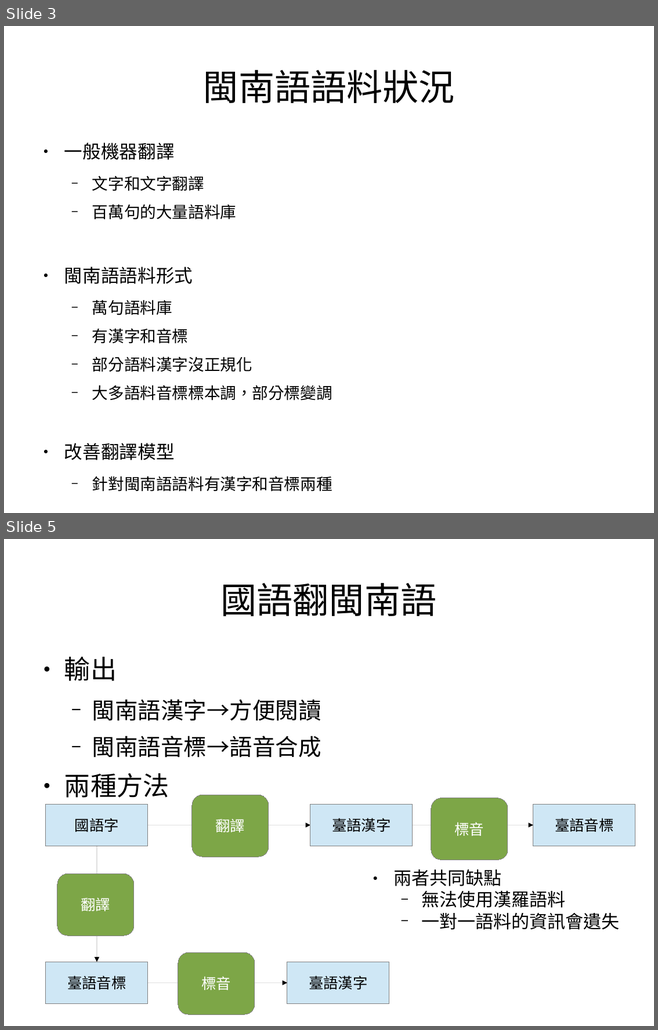
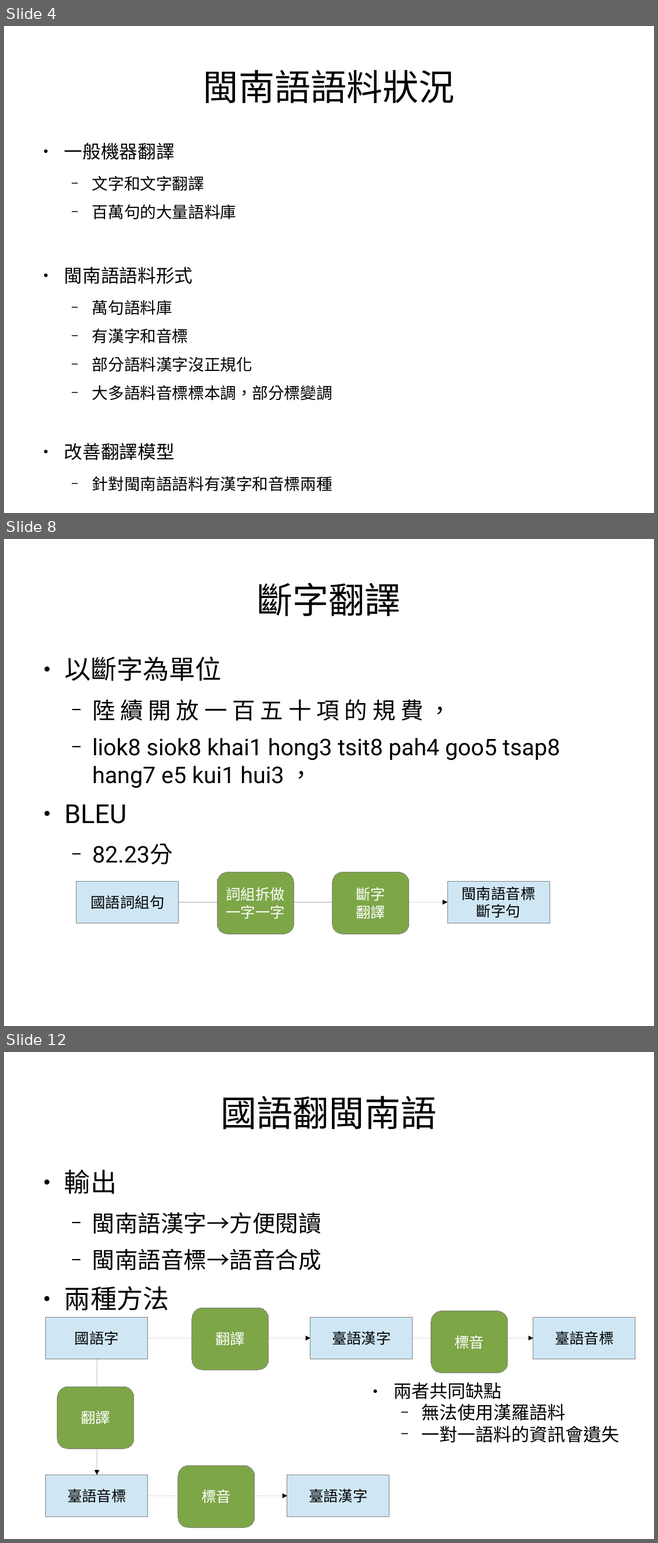
Before and after one commit to sih4sing5hong5/po3-ko3_tau5-iann2-phinn3, a slide deck: 翻譯報告.odp. Shown one above the other, each under a label of ours: slides 3 and 5 before the commit, slides 4, 8 and 12 after it; the slides between them are not shown. The pictures are 658x1030 and 658x1543 pixels, drawn with LibreOffice and Linux fonts; fonts in the diff are those of the drawing. Boxes give left, top, right and bottom in pixels: in the first picture for what was removed or moved away, otherwise in the second. Text is boxed around its words. In the diff, an @@ line names an element or a change of style, - is before the commit and + after.

Commit message:
加今仔日做的翻譯資料 丞宏

```diff
--- a/翻譯報告.odp
+++ b/翻譯報告.odp
@@ slide 8 added at [4, 539, 654, 1026], background #FFFFFF @@
@@ title added at [257, 583, 401, 616], 44 pt, text #000000 @@
+斷字翻譯
@@ text added at [64, 657, 560, 864], 28 pt, text #000000 @@
+● 以斷字為單位
+  − 陸 續 開 放 一 百 五 十 項 的 規 費 ，
+  − liok8 siok8 khai1 hong3 tsit8 pah4 goo5 tsap8 hang7 e5 kui1 hui3 ，
+● BLEU
+  − 82.23分
@@ group added at [76, 872, 549, 934]: 2 rectangles, 2 rounded rectangles, 1 arrow @@
+國語詞組句
+閩南語音標
+斷字句
+斷字
+翻譯
+詞組拆做
+一字一字
@@ what was slide 3 is now slide 4 @@
@@ what was slide 5 is now slide 12 @@
```
Also in this commit, not shown: 1 slide changed, 5 other slides added.
